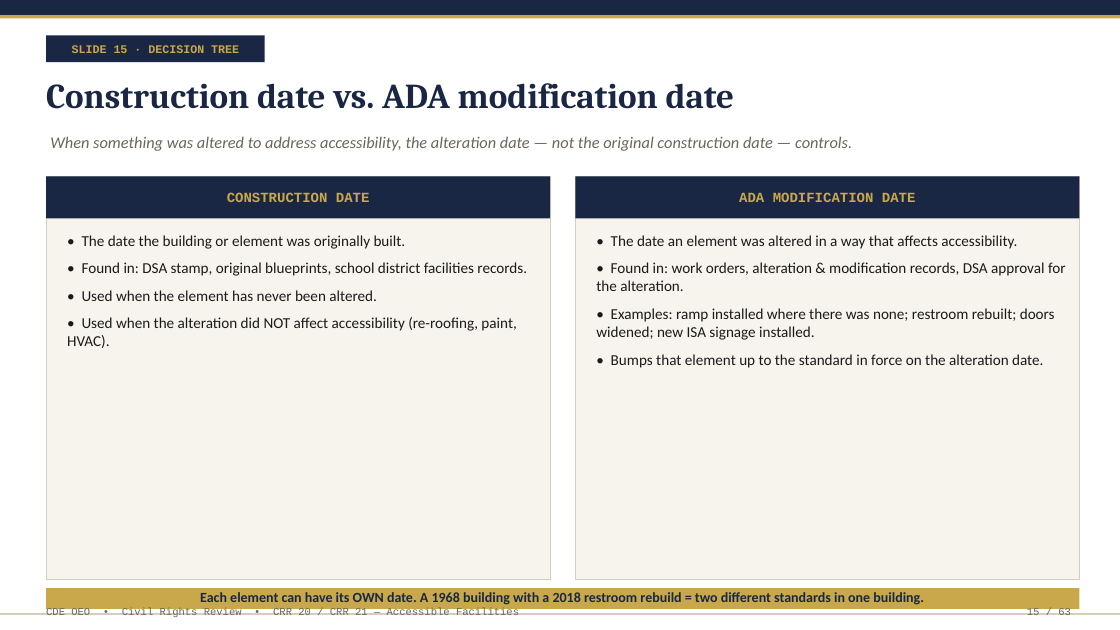
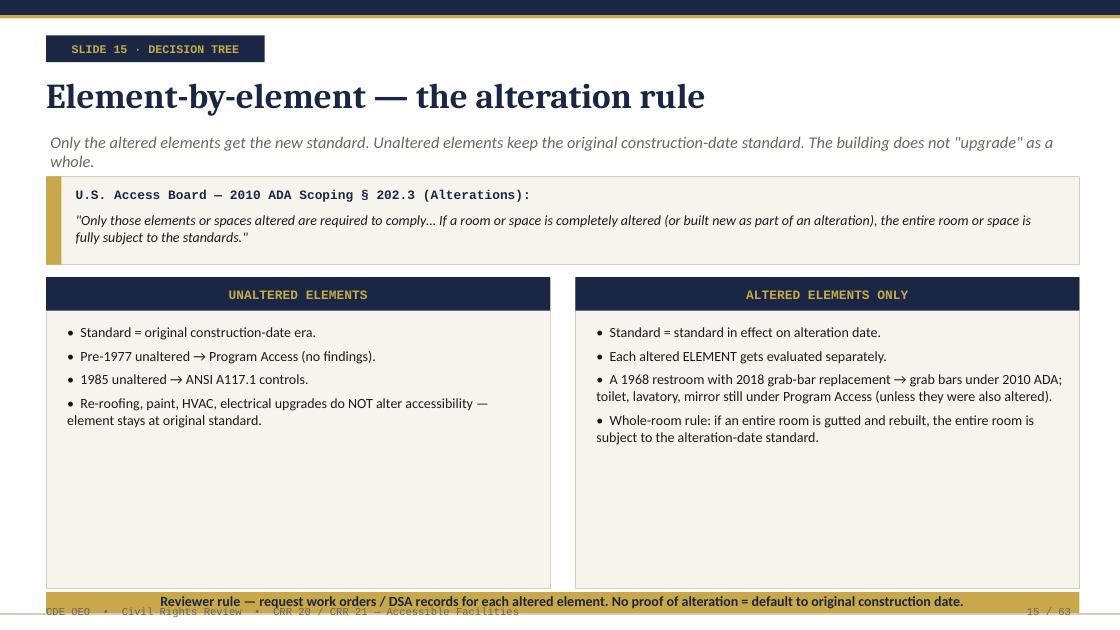
Before and after one commit to JaniCanCodeGo/JaniCanCodeGo, a slide deck: slide 15 of outputs/CRR_Accessibility_Training.pptx. Drawn at 1120x630 pixels with LibreOffice and Linux fonts; fonts in the diff are those of the drawing. Boxes give left, top, right and bottom in pixels: in the first picture for what was removed or moved away, otherwise in the second. Text is boxed around its words. In the diff, an @@ line names an element or a change of style, - is before the commit and + after.

```diff
--- a/outputs/CRR_Accessibility_Training.pptx
+++ b/outputs/CRR_Accessibility_Training.pptx
@@ text at (46,83,706,115): text changed @@
-Construction date vs. ADA modification date
+Element-by-element — the alteration rule
@@ text at (50,136,1053,167): text changed @@
-When something was altered to address accessibility, the alteration date — not the original construction date — controls.
+Only the altered elements get the new standard. Unaltered elements keep the original construction-date standard. The building does not "upgrade" as a whole.
@@ rectangle: place and size @@
-rectangle at (46,176,550,580)
+rectangle at (46,176,1080,265)
@@ rectangle added at (46,176,61,265), fill #C8A84B @@
@@ text "U.S. Access Board — 2010 ..." at (76,190,531,202): vertical alignment middle to top @@
@@ text at (76,190,531,202): text changed; size 12 to 11 pt; text colour #C8A84B to #1A2744 @@
-CONSTRUCTION DATE
+U.S. Access Board — 2010 ADA Scoping § 202.3 (Alterations):
@@ text removed at (739,192,916,202) @@
-ADA MODIFICATION DATE
@@ text at (76,215,1031,245): text changed; size 13 to 12 pt; italic on @@
-• The date the building or element was originally built.
-• Found in: DSA stamp, original blueprints, school district facilities records.
-• Used when the element has never been altered.
-• Used when the alteration did NOT affect accessibility (re-roofing, paint, HVAC).
+"Only those elements or spaces altered are required to comply… If a room or space is completely altered (or built new as part of an alteration), the entire room or space is fully subject to the standards."
@@ text removed at (596,235,1066,368) @@
-• The date an element was altered in a way that affects accessibility.
-• Found in: work orders, alteration & modification records, DSA approval for the alteration.
-• Examples: ramp installed where there was none; restroom rebuilt; doors widened; new ISA signage installed.
-• Bumps that element up to the standard in force on the alteration date.
@@ rectangle: place and size @@
-rectangle at (576,176,1080,218)
+rectangle at (46,277,550,311)
@@ rectangle: place and size @@
-rectangle at (576,176,1080,580)
+rectangle at (46,277,550,588)
@@ text added at (229,290,368,299), 11 pt, text #C8A84B, bold @@
+UNALTERED ELEMENTS
@@ rectangle: place and size @@
-rectangle at (46,176,550,218)
+rectangle at (576,277,1080,311)
@@ rectangle added at (576,277,1080,588), fill #F7F4EE, outline #D4CEBD 0.75 pt @@
@@ text added at (746,290,908,299), 11 pt, text #C8A84B, bold @@
+ALTERED ELEMENTS ONLY
@@ text added at (67,327,473,428), 12 pt, text #1A1A1A @@
+• Standard = original construction-date era.
+• Pre-1977 unaltered → Program Access (no findings).
+• 1985 unaltered → ANSI A117.1 controls.
+• Re-roofing, paint, HVAC, electrical upgrades do NOT alter accessibility — element stays at original standard.
@@ text added at (596,327,1062,445), 12 pt, text #1A1A1A @@
+• Standard = standard in effect on alteration date.
+• Each altered ELEMENT gets evaluated separately.
+• A 1968 restroom with 2018 grab-bar replacement → grab bars under 2010 ADA; toilet, lavatory, mirror still under Program Access (unless they were also altered).
+• Whole-room rule: if an entire room is gutted and rebuilt, the entire room is subject to the alteration-date standard.
@@ rectangle: place and size @@
-rectangle at (46,588,1080,609)
+rectangle at (46,592,1080,613)
@@ text added at (160,596,964,611), 12 pt, text #1A2744, bold @@
+Reviewer rule — request work orders / DSA records for each altered element. No proof of alteration = default to original construction date.
@@ text removed at (200,592,924,605) @@
-Each element can have its OWN date. A 1968 building with a 2018 restroom rebuild = two different standards in one building.
```
Also in this commit, not shown: 8 other slides changed, 3 slides added, 3 slides removed, 5 other files.
